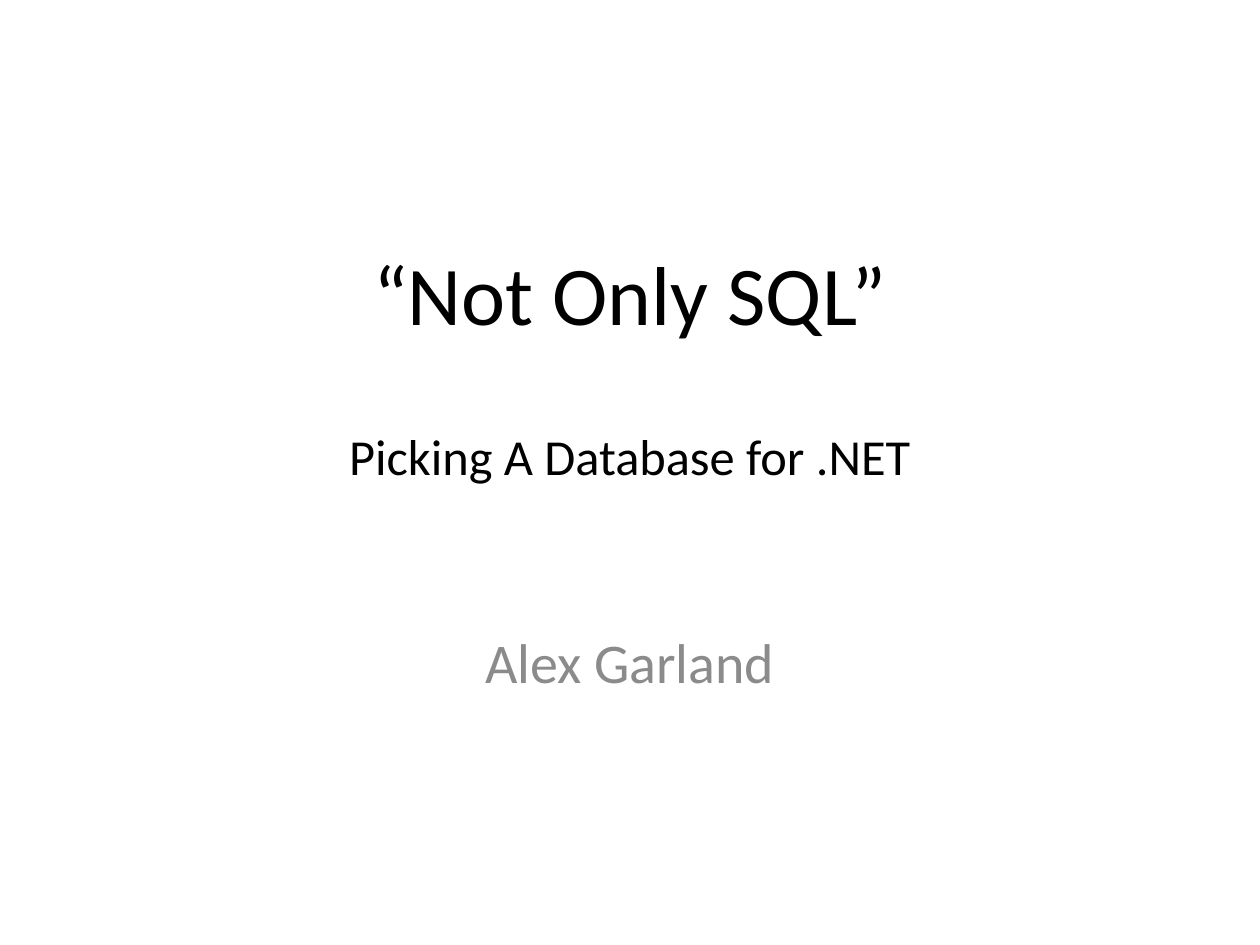
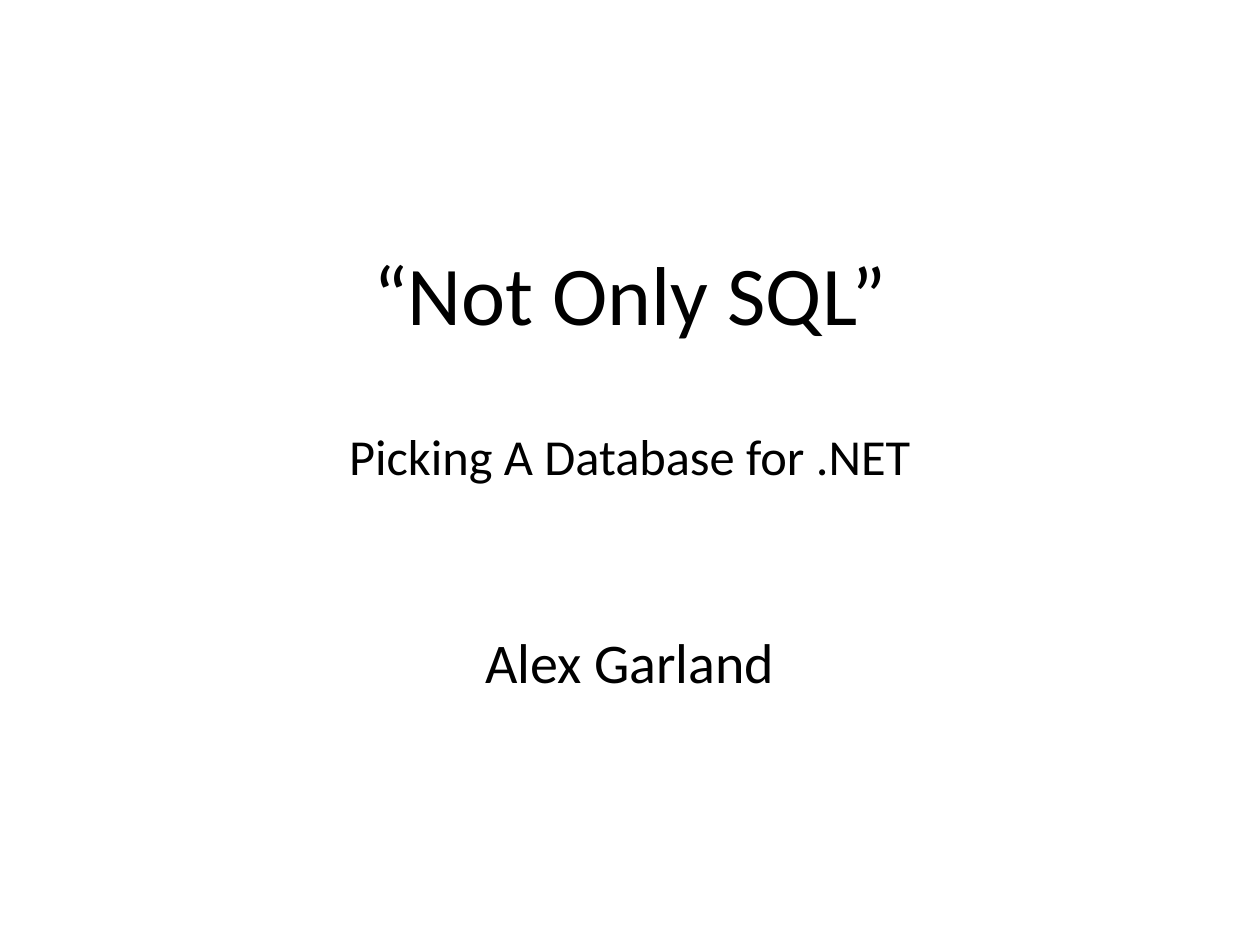
Before and after one commit to alexdgarland/database-demos, a slide deck: slide 1 of Slides/Not Only SQL - Picking A Database for DotNET.pptx. Drawn at 1260x945 pixels with LibreOffice and Linux fonts; fonts in the diff are those of the drawing. Boxes give left, top, right and bottom in pixels: in the first picture for what was removed or moved away, otherwise in the second. Text is boxed around its words. In the diff, an @@ line names an element or a change of style, - is before the commit and + after.

```diff
--- a/Slides/Not Only SQL - Picking A Database for DotNET.pptx
+++ b/Slides/Not Only SQL - Picking A Database for DotNET.pptx
@@ subtitle "Alex Garland" at (x1=485, y1=644, x2=774, y2=684): text colour #8C8C8C to #000000 @@
```
Also in this commit, not shown: 7 other slides changed, 3 slides added, 4 slides removed, 1 other file.
